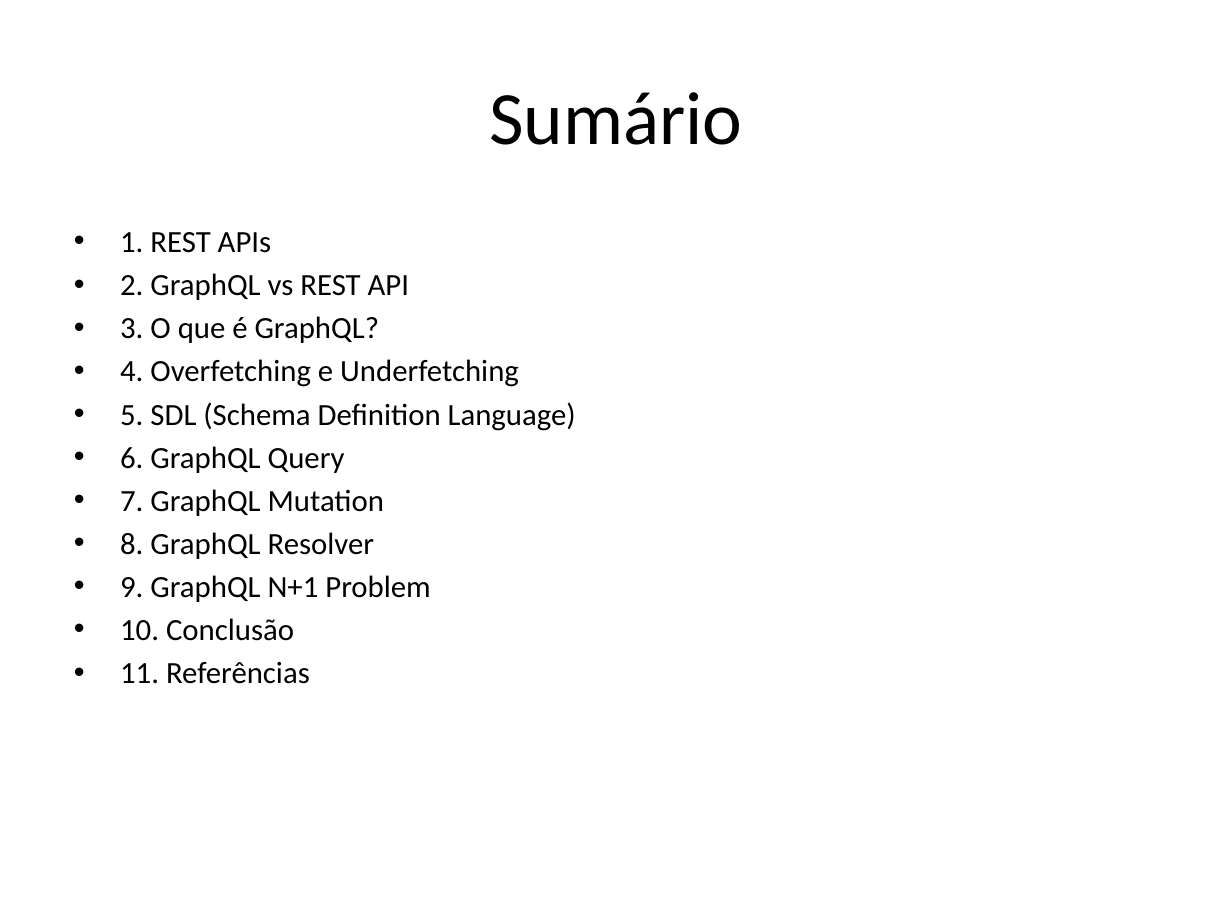
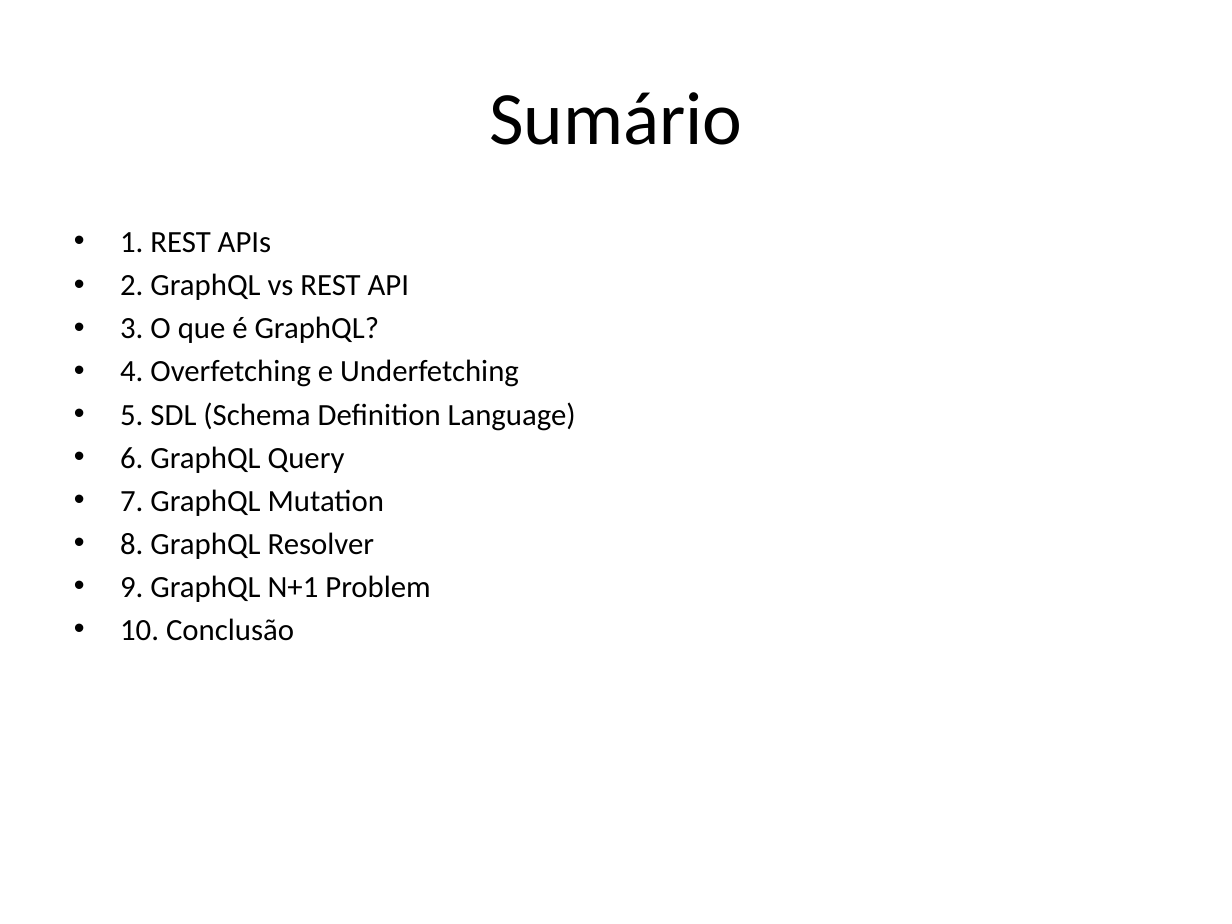
Before and after one commit to pedrobvferreira/graphql, a slide deck: slide 2 of presentation_pt.pptx. Drawn at 1232x924 pixels with LibreOffice and Linux fonts; fonts in the diff are those of the drawing. Boxes give left, top, right and bottom in pixels: in the first picture for what was removed or moved away, otherwise in the second. Text is boxed around its words. In the diff, an @@ line names an element or a change of style, - is before the commit and + after.

```diff
--- a/presentation_pt.pptx
+++ b/presentation_pt.pptx
@@ text at (120, 662, 310, 684): paragraph removed @@
-• 11. Referências
```
Also in this commit, not shown: 5 other slides changed, 3 slides removed.
